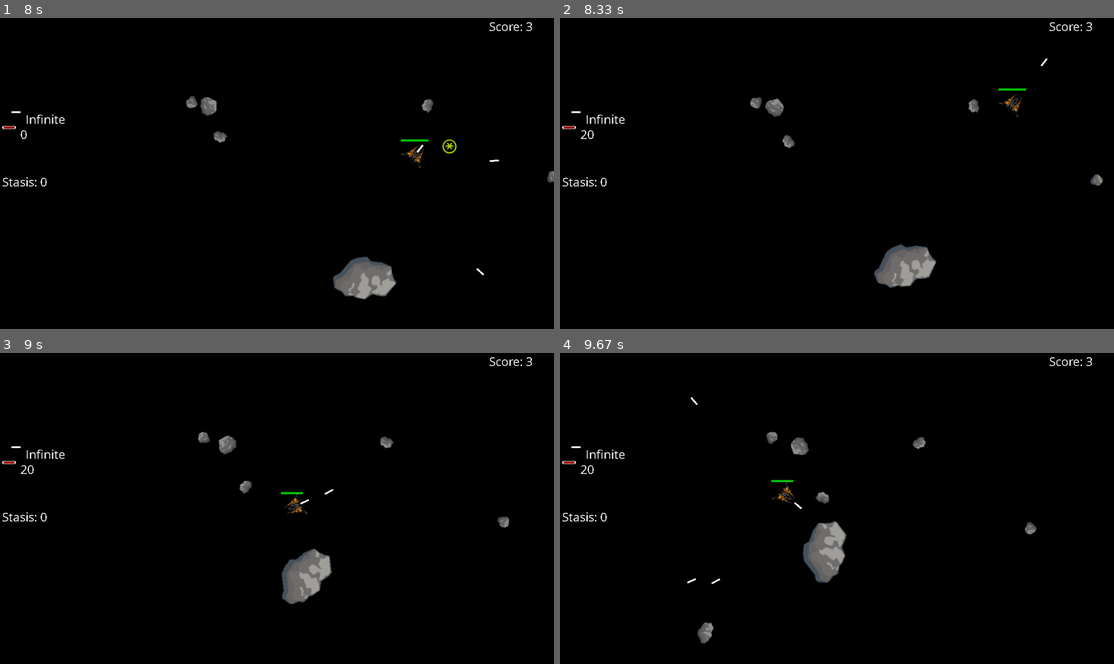
Above: before the commit, frames 1-4 (two rows, left to right).
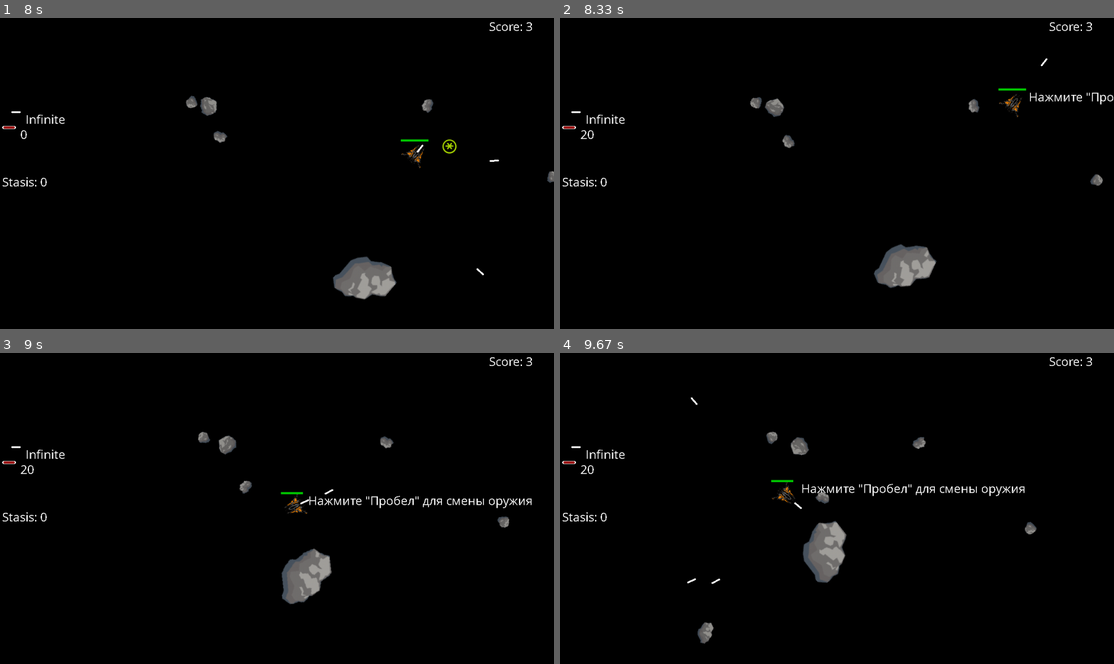
Above: after the commit, the same moments.

Repository: krglkvrmn/Asteroids_pygame_tutorial
Game: pygame game, started from main.py
Two runs of this game, one before a commit and one after it. Both use one fixed random seed, a clock stepped at 60 frames per second and the inputs below.
Inputs (mouse positions are in pixels of both pictures, inside the frame that each line leads up to):
- Up to frame 1 (8 s): click (277, 173) at 0.38 s; tap Space at 0.73, 1.03 s; click (487, 288) at 0.75 s; click (249, 129) at 1.22 s; click (221, 117) at 1.55 s; click (432, 108) at 1.88 s; click (321, 226) at 2.22 s; click (337, 185) at 2.55 s; click (426, 61) at 2.88 s; click (415, 105) at 3.22 s; click (193, 161) at 3.55 s; click (105, 170) at 3.88 s; click (354, 77) at 4.22 s; click (465, 235) at 4.55 s; click (243, 201) at 4.88 s; click (182, 108) at 5.22 s; press the mouse at (182, 108) at 5.53 s; move the mouse to (144, 151) at 5.63 s; release the mouse at (110, 195) at 5.77 s; press the mouse at (182, 108) at 5.87 s; move the mouse to (299, 98) at 5.97 s; release the mouse at (421, 92) at 6.1 s; click (160, 67) at 6.22 s; click (371, 213) at 6.55 s; click (277, 189) at 6.88 s; click (481, 161) at 7.22 s; click (437, 232) at 7.55 s; click "Score: 3" at 7.88 s
- Up to frame 2 (8.33 s): no input
- Up to frame 3 (9 s): click (182, 564) at 8.55 s; click (83, 601) at 8.88 s
- Up to frame 4 (9.67 s): click (687, 390) at 9.22 s; click (875, 570) at 9.55 s

Frame 1 is identical in both runs. In frame 2, 0.2% of the frame differs, in the area x 84-100%, y 23-28%; in frame 3, 0.5%, in the area x 55-96%, y 45-50%; in frame 4, 0.5%.

Commit message:
New version

Diff:
--- a/main.py
+++ b/main.py
@@ -46,8 +46,9 @@
         "Explosive_bullets": pygame.transform.rotate(
             pygame.image.load(os.path.join("images", "powered_bullet.png")), 90)}
 
-    def __init__(self, screen):
+    def __init__(self, screen, starship):
         self.screen = screen
+        self.starship = starship
         self.score = 0
         self.weapons = None
         self.weapon_type = None
@@ -60,6 +61,10 @@
         self.abilities_v_offset = np.array((0, 35))
         self.weapon_panel_position = np.array((5, SCREEN_SIZE[1] / 4))
         self.weapons_v_offset = np.array((0, 35))
+        self.switch_weapon_hint_timeout = 160
+        self.switch_weapon_hint_active = False
+        self.stasis_hint_timeout = 160
+        self.stasis_hint_active = False
 
     def update(self, score, weapon_type, weapons, timed_abilities):
         self.score = score
@@ -72,6 +77,7 @@
         self.draw_score()
         self.draw_weapons()
         self.draw_abilities()
+        self.draw_hints()
 
     def draw_score(self):
         score_text = self.score_font.render(f'Score: {self.score}', False, (255, 255, 255))
@@ -97,6 +103,22 @@
         text = self.score_font.render(f'Stasis: {self.timed_abilities["Stasis"].amount:.0f}', False, (255, 255, 255))
         self.screen.blit(text, self.abilities_position)
 
+    def draw_hints(self):
+        if self.switch_weapon_hint_active and self.switch_weapon_hint_timeout:
+            text = self.score_font.render(f'Нажмите "Пробел" для смены оружия', False, (255, 255, 255))
+            self.screen.blit(text, self.starship.rect.topright)
+            self.switch_weapon_hint_timeout -= 1
+        if self.stasis_hint_active and self.stasis_hint_timeout:
+            text = self.score_font.render(f'Зажмите "s" для активации стазиса', False, (255, 255, 255))
+            self.screen.blit(text, self.starship.rect.topright)
+            self.stasis_hint_timeout -= 1
+
+    def activate_stasis_hint(self):
+        self.stasis_hint_active = True
+
+    def activate_weapon_switch_hint(self):
+        self.switch_weapon_hint_active = True
+
     def game_over(self):
         gameover_text = self.gameover_font.render('GAME OVER!', False, (255, 255, 255))
         info_text = self.text_font.render(f'Your score is {self.score}', False, (255, 255, 255))
@@ -126,7 +148,7 @@
         self.asteroids = RenderPlain()  # Заготовка для хранения объектов астероидов
         self.boosters = RenderPlain()  # Список буcтеров для отрисовки
         self.explosions = RenderPlain()
-        self.gui = GUI(screen)
+        self.gui = GUI(screen, self.starship)
         self.boosters_timeouts = {"Rapid_fire": 0,
                                   "Shield": 0,
                                   "Triple_bullets": 0,
@@ -388,6 +410,7 @@
     def stasis(self, mode):
         current_amount = self.timed_abilities["Stasis"].amount
         if mode == "activate" and current_amount < 1000:
+            self.gui.activate_stasis_hint()
             if 1000 - current_amount < 200:
                 self.timed_abilities["Stasis"].amount = 1000
             else:
@@ -403,7 +426,8 @@
             pass
 
     def explosive_bullets(self, mode):
-        pass
+        if mode == "activate":
+            self.gui.activate_weapon_switch_hint()
 
     def run(self):
         """Главный цикл программы. Вызывается 1 раз за игру"""
--- a/main_build.py
+++ b/main_build.py
@@ -51,8 +51,9 @@
         "Explosive_bullets": pygame.transform.rotate(
             pygame.image.load(os.path.join(ap, "images", "powered_bullet.png")), 90)}
 
-    def __init__(self, screen):
+    def __init__(self, screen, starship):
         self.screen = screen
+        self.starship = starship
         self.score = 0
         self.weapons = None
         self.weapon_type = None
@@ -65,6 +66,10 @@
         self.abilities_v_offset = np.array((0, 35))
         self.weapon_panel_position = np.array((5, SCREEN_SIZE[1] / 4))
         self.weapons_v_offset = np.array((0, 35))
+        self.switch_weapon_hint_timeout = 160
+        self.switch_weapon_hint_active = False
+        self.stasis_hint_timeout = 160
+        self.stasis_hint_active = False
 
     def update(self, score, weapon_type, weapons, timed_abilities):
         self.score = score
@@ -77,6 +82,7 @@
         self.draw_score()
         self.draw_weapons()
         self.draw_abilities()
+        self.draw_hints()
 
     def draw_score(self):
         score_text = self.score_font.render(f'Score: {self.score}', False, (255, 255, 255))
@@ -102,6 +108,22 @@
         text = self.score_font.render(f'Stasis: {self.timed_abilities["Stasis"].amount:.0f}', False, (255, 255, 255))
         self.screen.blit(text, self.abilities_position)
 
+    def draw_hints(self):
+        if self.switch_weapon_hint_active and self.switch_weapon_hint_timeout:
+            text = self.score_font.render(f'Нажмите "Пробел" для смены оружия', False, (255, 255, 255))
+            self.screen.blit(text, self.starship.rect.topright)
+            self.switch_weapon_hint_timeout -= 1
+        if self.stasis_hint_active and self.stasis_hint_timeout:
+            text = self.score_font.render(f'Зажмите "s" для активации стазиса', False, (255, 255, 255))
+            self.screen.blit(text, self.starship.rect.topright)
+            self.stasis_hint_timeout -= 1
+
+    def activate_stasis_hint(self):
+        self.stasis_hint_active = True
+
+    def activate_weapon_switch_hint(self):
+        self.switch_weapon_hint_active = True
+
     def game_over(self):
         gameover_text = self.gameover_font.render('GAME OVER!', False, (255, 255, 255))
         info_text = self.text_font.render(f'Your score is {self.score}', False, (255, 255, 255))
@@ -131,7 +153,7 @@
         self.asteroids = RenderPlain()  # Заготовка для хранения объектов астероидов
         self.boosters = RenderPlain()  # Список буcтеров для отрисовки
         self.explosions = RenderPlain()
-        self.gui = GUI(screen)
+        self.gui = GUI(screen, self.starship)
         self.boosters_timeouts = {"Rapid_fire": 0,
                                   "Shield": 0,
                                   "Triple_bullets": 0,
@@ -393,6 +415,7 @@
     def stasis(self, mode):
         current_amount = self.timed_abilities["Stasis"].amount
         if mode == "activate" and current_amount < 1000:
+            self.gui.activate_stasis_hint()
             if 1000 - current_amount < 200:
                 self.timed_abilities["Stasis"].amount = 1000
             else:
@@ -408,7 +431,8 @@
             pass
 
     def explosive_bullets(self, mode):
-        pass
+        if mode == "activate":
+            self.gui.activate_weapon_switch_hint()
 
     def run(self):
         """Главный цикл программы. Вызывается 1 раз за игру"""
